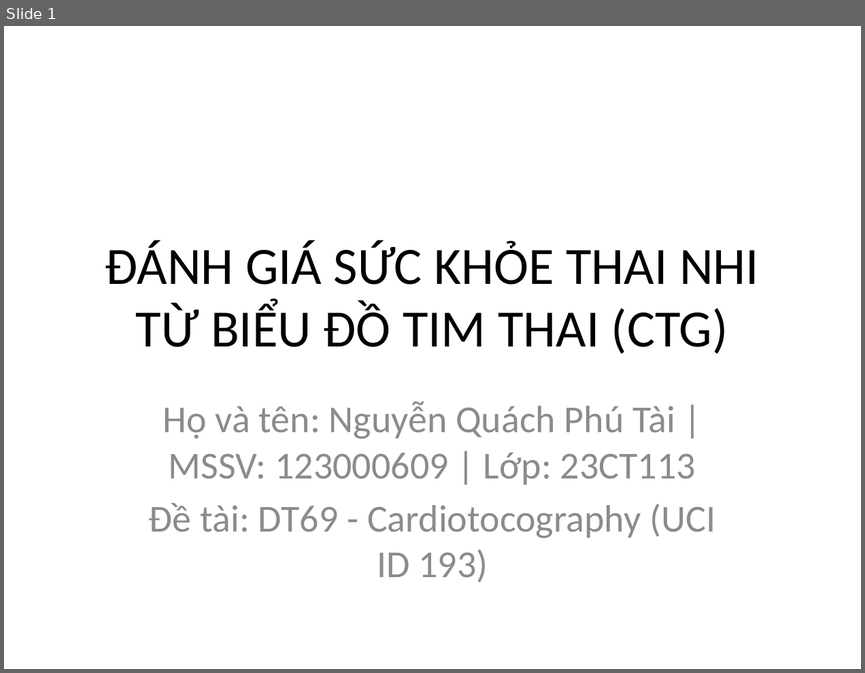
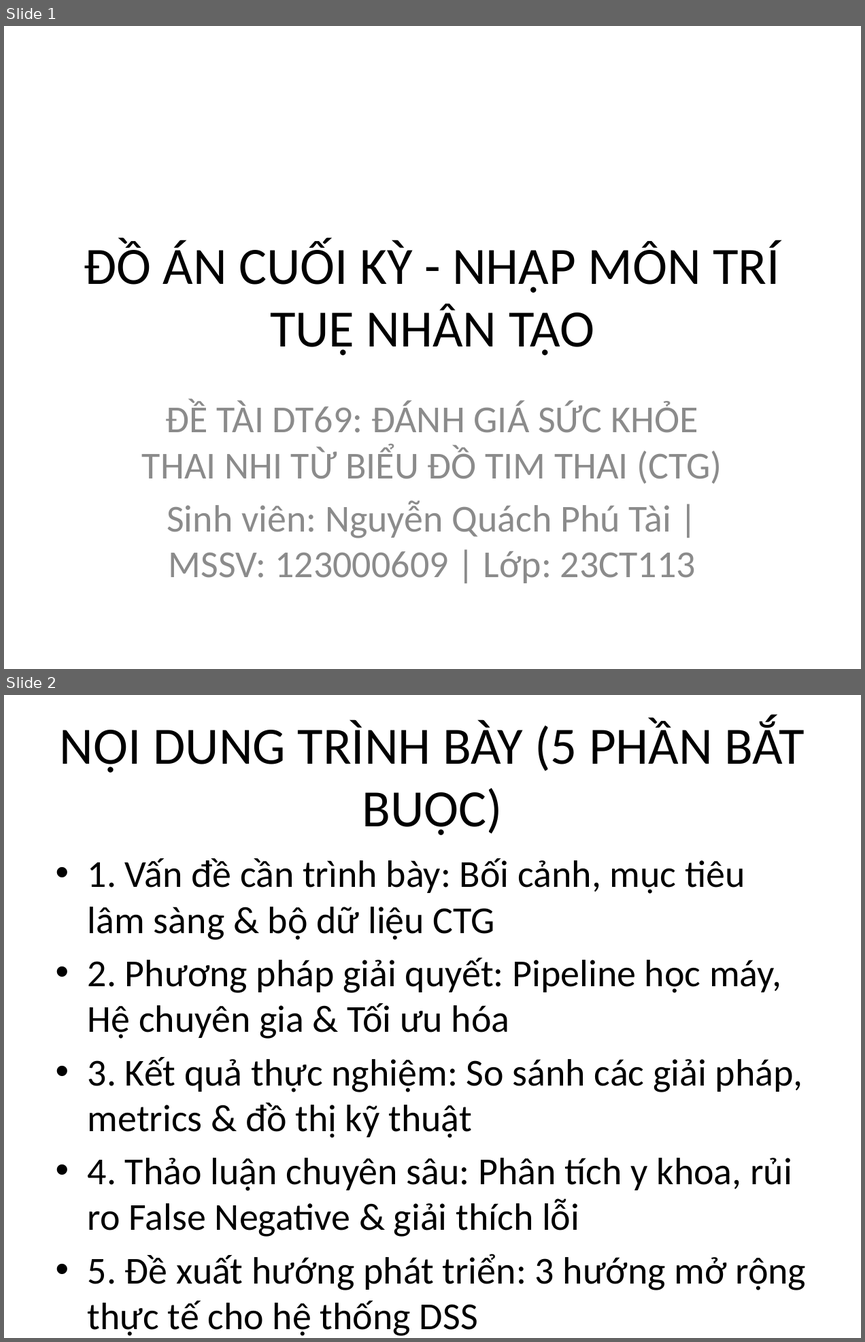
Before and after one commit to Escanor292/caimo, a slide deck: DT69_123000609_SlideThuyetTrinh.pptx. Shown one above the other, each under a label of ours: slide 1 before the commit, slides 1 and 2 after it. The pictures are 865x673 and 865x1342 pixels, drawn with LibreOffice and Linux fonts; fonts in the diff are those of the drawing. Boxes give left, top, right and bottom in pixels: in the first picture for what was removed or moved away, otherwise in the second. Text is boxed around its words. In the diff, an @@ line names an element or a change of style, - is before the commit and + after.

```diff
--- a/DT69_123000609_SlideThuyetTrinh.pptx
+++ b/DT69_123000609_SlideThuyetTrinh.pptx
@@ slide 2 added at (4,695,861,1338), background #FFFFFF @@
@@ title added at (60,720,804,835), 44 pt, text #000000 @@
+NỘI DUNG TRÌNH BÀY (5 PHẦN BẮT BUỘC)
@@ text added at (88,858,806,1336), 32 pt, text #000000 @@
+• 1. Vấn đề cần trình bày: Bối cảnh, mục tiêu lâm sàng & bộ dữ liệu CTG
+• 2. Phương pháp giải quyết: Pipeline học máy, Hệ chuyên gia & Tối ưu hóa
+• 3. Kết quả thực nghiệm: So sánh các giải pháp, metrics & đồ thị kỹ thuật
+• 4. Thảo luận chuyên sâu: Phân tích y khoa, rủi ro False Negative & giải thích lỗi
+• 5. Đề xuất hướng phát triển: 3 hướng mở rộng thực tế cho hệ thống DSS
+• -> Phủ kín 25/25 mã kiến thức (63% chương trình môn học) theo quy định.
@@ slide 1 changed as well @@
@@ title at (84,240,780,355): text changed @@
-ĐÁNH GIÁ SỨC KHỎE THAI NHI TỪ BIỂU ĐỒ TIM THAI (CTG)
+ĐỒ ÁN CUỐI KỲ - NHẬP MÔN TRÍ TUỆ NHÂN TẠO
@@ subtitle at (142,400,722,583): text changed @@
-Họ và tên: Nguyễn Quách Phú Tài | MSSV: 123000609 | Lớp: 23CT113
-Đề tài: DT69 - Cardiotocography (UCI ID 193)
+ĐỀ TÀI DT69: ĐÁNH GIÁ SỨC KHỎE THAI NHI TỪ BIỂU ĐỒ TIM THAI (CTG)
+Sinh viên: Nguyễn Quách Phú Tài | MSSV: 123000609 | Lớp: 23CT113
```
Also in this commit, not shown: 5 other slides changed, 8 other slides added, 4 slides removed, 3 other files.
